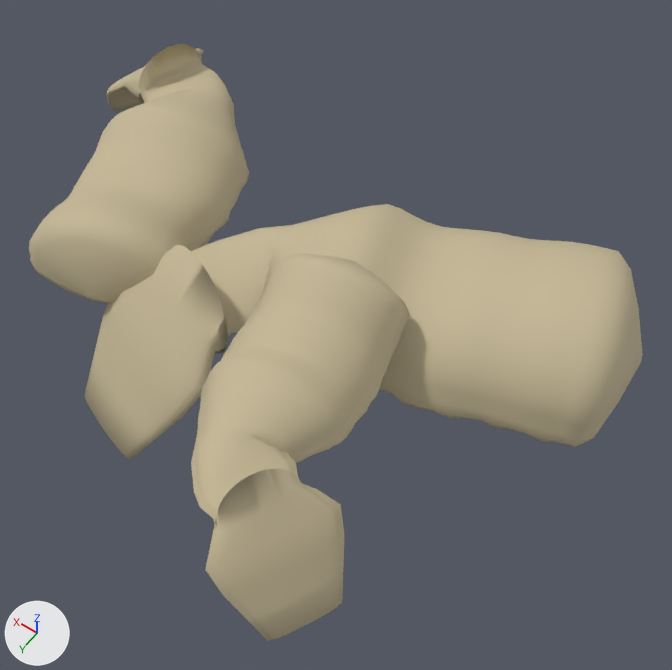
Renders of the Blender file blender/B1/sacks.blend from each side of a commit.
One viewpoint serves both versions: a camera (50 mm lens) standing at (-0.548, 0.876, 1.365) and looking at (0.063, 0.021, 0.021). Lighting does not change. The marker at lower left points along +X, +Y and +Z. The older version comes first.

The scene before the commit, as lines of its bpy script (objects in view):
```python
me_sacks = bpy.data.meshes.new('sacks')
me_sacks.from_pydata(...)  # 3780 vertices, 3876 faces; spans x -0.426..0.955, y -0.46..0.567, z -0.114..0.299
me_sacks.polygons.foreach_set('use_smooth', [True] * 3876)
me_sacks.materials.append(mat_cloth)  # beige #c4b695
ob_sacks = bpy.data.objects.new('sacks', me_sacks)
ob_sacks.location = (0.0, 0.0, 0.0)
```
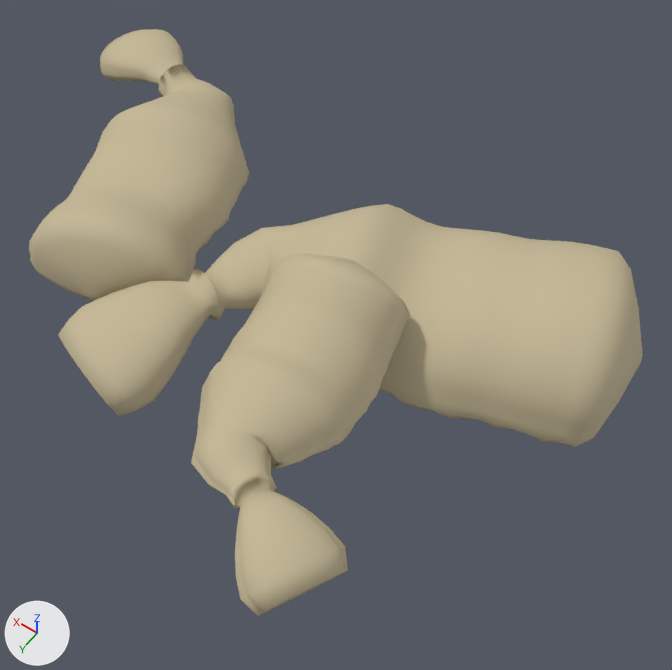
The change, as JSON lines over the scene's bpy script:
```json
{"block": "me_sacks", "where": "# used by ob_sacks; location = (0.0, 0.0, 0.0)"}
{"op": "remove", "block": "me_sacks", "code": "me_sacks.from_pydata(...)  # 3780 vertices, 3876 faces; spans x -0.426..0.955, y -0.46..0.567, z -0.114..0.299"}
{"op": "add", "block": "me_sacks", "code": "me_sacks.from_pydata(...)  # 3950 vertices, 4046 faces; spans x -0.426..0.958, y -0.453..0.568, z 0.0..0.289"}
{"block": "me_sacks", "change": "me_sacks part 1: 373 vertices moved from x 0.138..0.449, y -0.043..0.392, z -0.114..0.204 to x 0.159..0.381, y -0.051..0.256, z 0.053..0.152; 1 vertex removed from x 0.343, y 0.362, z -0.106; 171 vertices added at x 0.21..0.442, y 0.219..0.397, z 0.018..0.144"}
{"block": "me_sacks", "change": "me_sacks part 2: 341 vertices moved from x 0.653..0.955, y -0.46..-0.21, z -0.093..0.167 to x 0.66..0.958, y -0.453..-0.237, z 0.014..0.124"}
{"block": "me_sacks", "change": "me_sacks part 3: 320 vertices moved from x -0.261..-0.031, y 0.362..0.567, z 0.11..0.299 to x -0.264..-0.04, y 0.382..0.568, z 0.2..0.267; 20 vertices removed from x -0.239..-0.042, y 0.438..0.547, z 0.116..0.299; 20 vertices added at x -0.241..-0.047, y 0.433..0.552, z 0.234..0.267"}
```

Pixel boxes (x1, y1, x2, y2) of what changed, in the pictures (672 x 670 px; the box of a moved part takes in the faces that stretch with it):
```json
{"object": "sacks", "change": "reshaped", "before": [29, 44, 643, 641], "after": [29, 29, 643, 616]}
{"part": 1, "of": "me_sacks", "change": "moved or reshaped", "before": [84, 225, 291, 460], "after": [58, 225, 291, 416]}
{"part": 2, "of": "me_sacks", "change": "moved or reshaped", "before": [107, 44, 233, 112], "after": [100, 29, 225, 96]}
{"part": 3, "of": "me_sacks", "change": "moved or reshaped", "before": [191, 434, 345, 641], "after": [191, 434, 348, 616]}
```
